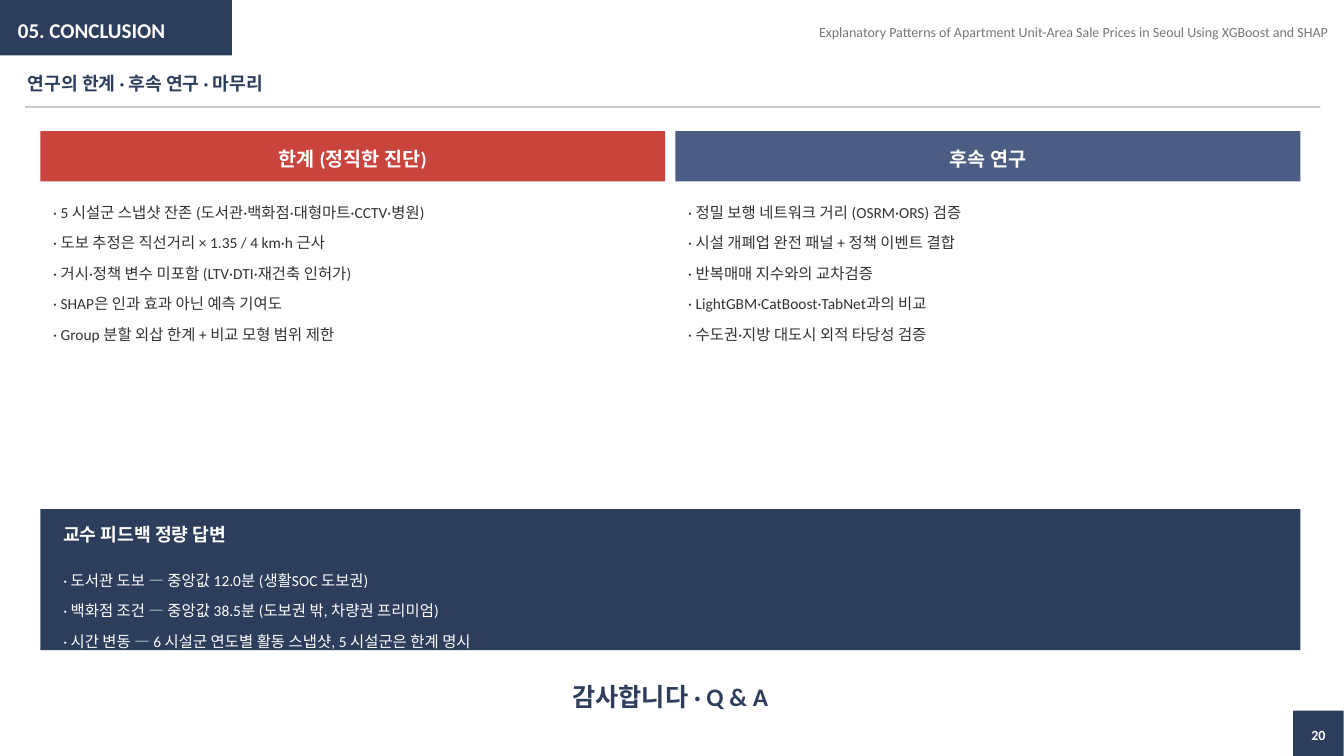
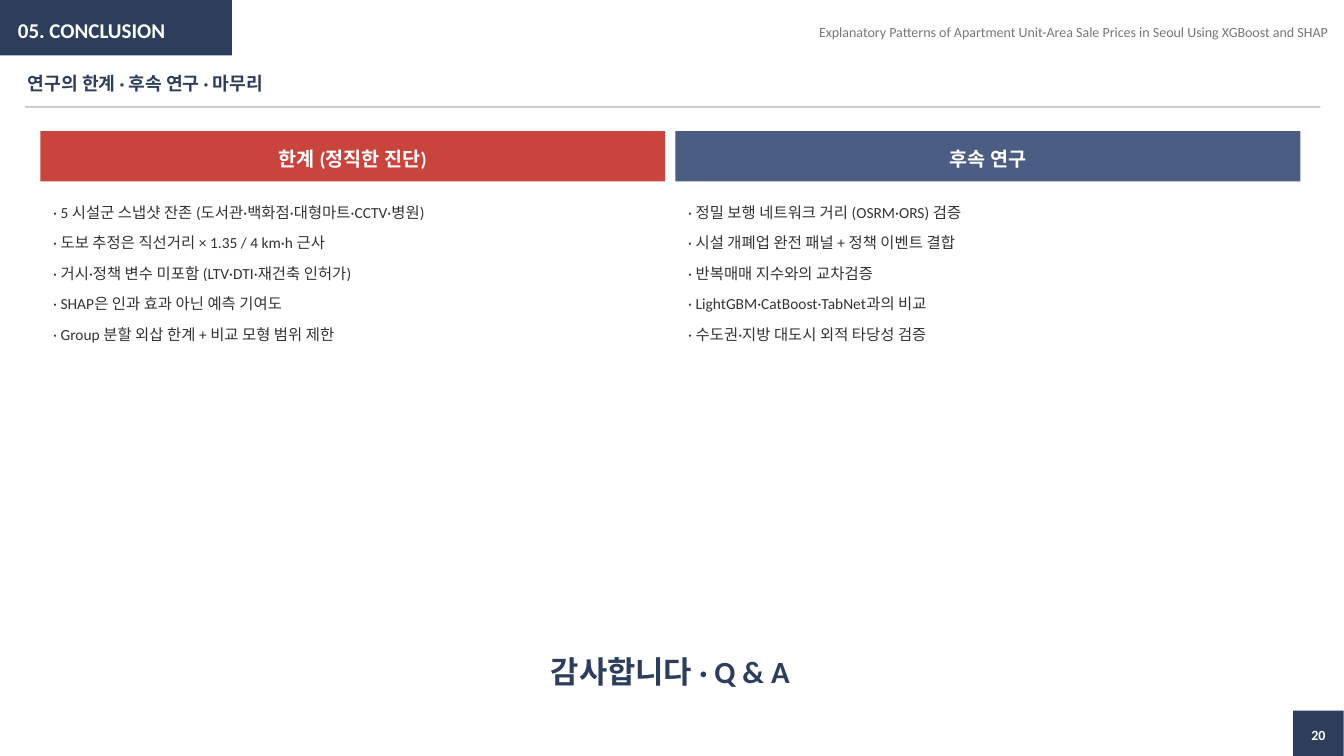
Before and after one commit to seokmogu/thesis-seoul-apt-xai, a slide deck: slide 20 of paper/중간발표_박현근.pptx. Drawn at 1344x756 pixels with LibreOffice and Linux fonts; fonts in the diff are those of the drawing. Boxes give left, top, right and bottom in pixels: in the first picture for what was removed or moved away, otherwise in the second. Text is boxed around its words. In the diff, an @@ line names an element or a change of style, - is before the commit and + after.

```diff
--- a/paper/중간발표_박현근.pptx
+++ b/paper/중간발표_박현근.pptx
@@ rectangle removed at bbox=[40, 509, 1301, 650] @@
@@ text removed at bbox=[63, 525, 226, 543] @@
-교수 피드백 정량 답변
@@ text removed at bbox=[71, 573, 470, 652] @@
-· 도서관 도보 — 중앙값 12.0분 (생활SOC 도보권)
-· 백화점 조건 — 중앙값 38.5분 (도보권 밖, 차량권 프리미엄)
-· 시간 변동 — 6 시설군 연도별 활동 스냅샷, 5 시설군은 한계 명시
@@ text "감사합니다 · Q & A": place and size @@
-text "감사합니다 · Q & A" at bbox=[572, 684, 768, 709]
+text "감사합니다 · Q & A" at bbox=[551, 657, 790, 687]
@@ text "감사합니다 · Q & A" at bbox=[551, 657, 790, 687]: size 18 to 22 pt @@
```
Also in this commit, not shown: 7 other slides changed, 24 other files.
